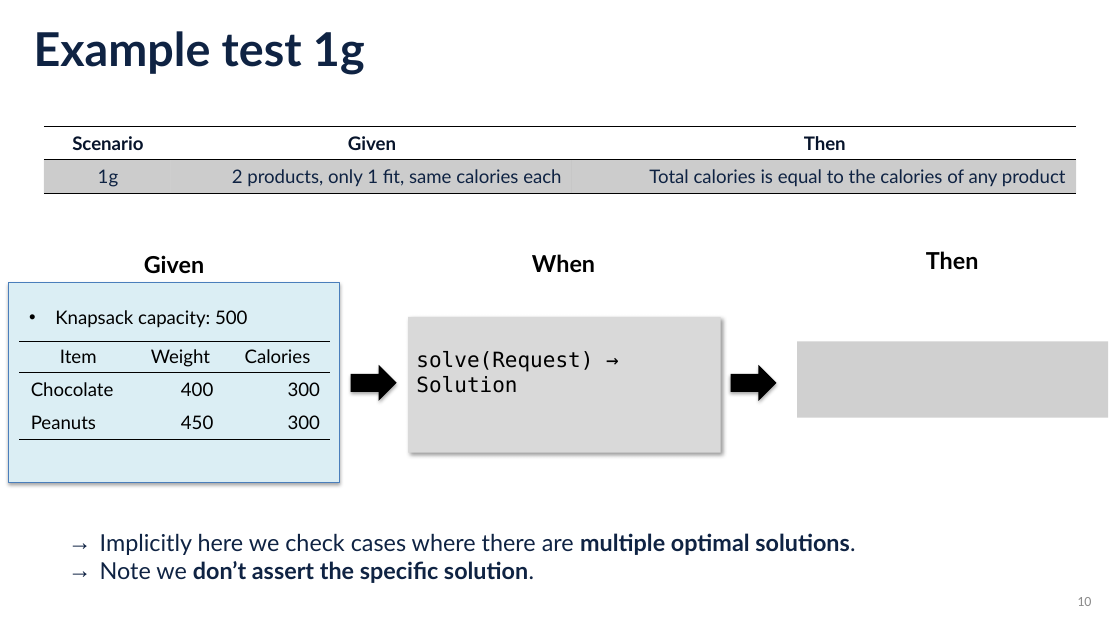
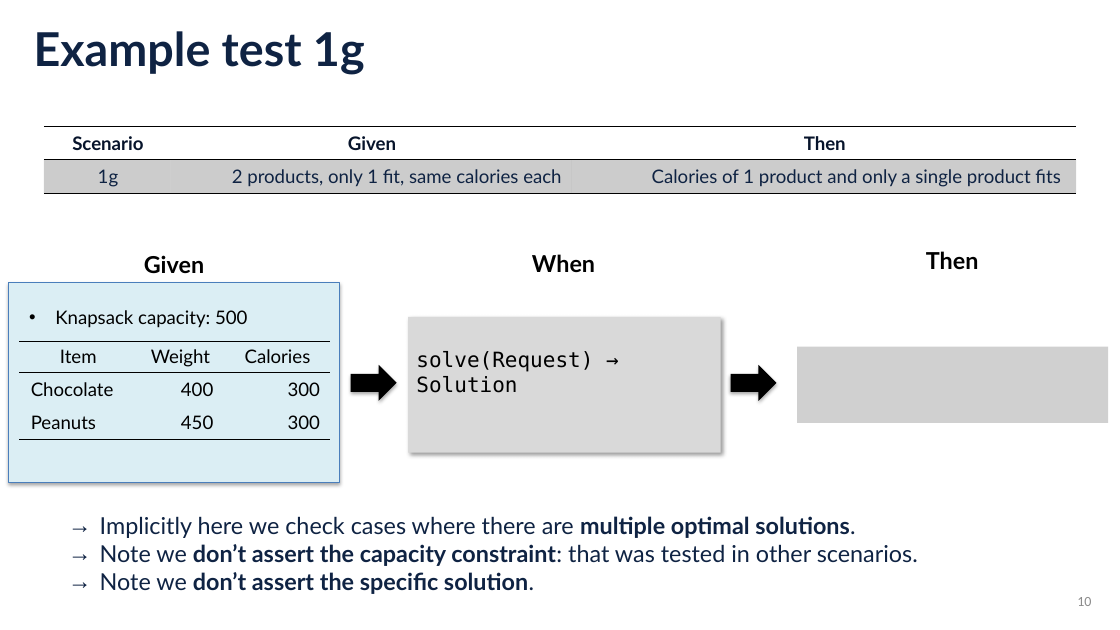
Before and after one commit to sefop/sefop-training-hub, a slide deck: slide 10 of workshops/2026-11-01-informs-annual-meeting/SEFOP Informs Annual Meeting 2026.pptx. Drawn at 1120x630 pixels with LibreOffice and Linux fonts; fonts in the diff are those of the drawing; grey boxes stand for pictures. Boxes give left, top, right and bottom in pixels: in the first picture for what was removed or moved away, otherwise in the second. Text is boxed around its words. In the diff, an @@ line names an element or a change of style, - is before the commit and + after.

```diff
--- a/workshops/2026-11-01-informs-annual-meeting/SEFOP Informs Annual Meeting 2026.pptx
+++ b/workshops/2026-11-01-informs-annual-meeting/SEFOP Informs Annual Meeting 2026.pptx
@@ table at (x1=44, y1=126, x2=1076, y2=193) @@
-row 2, column 3: Total calories is equal to the calories of any product
+row 2, column 3: Calories of 1 product and only a single product fits
@@ picture moved from (x1=797, y1=341, x2=1108, y2=418) to (x1=797, y1=347, x2=1108, y2=423) @@
@@ text "Implicitly here we check cases ..." moved from (x1=100, y1=533, x2=855, y2=583) to (x1=100, y1=516, x2=918, y2=594) @@
@@ text at (x1=100, y1=544, x2=918, y2=566): paragraph added @@
+→ Note we don’t assert the capacity constraint: that was tested in other scenarios.
```
Also in this commit, not shown: 3 other slides changed.
